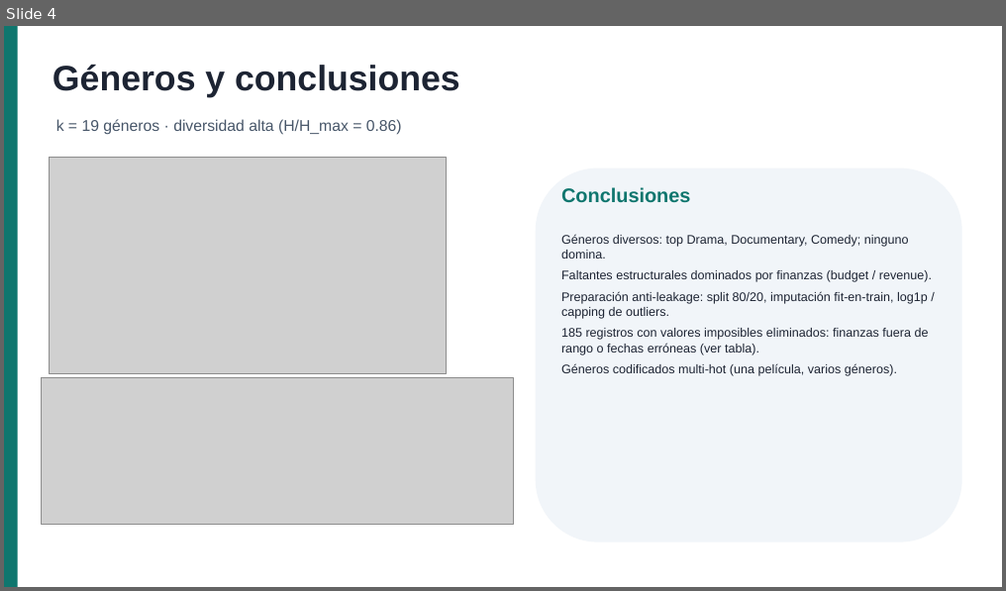
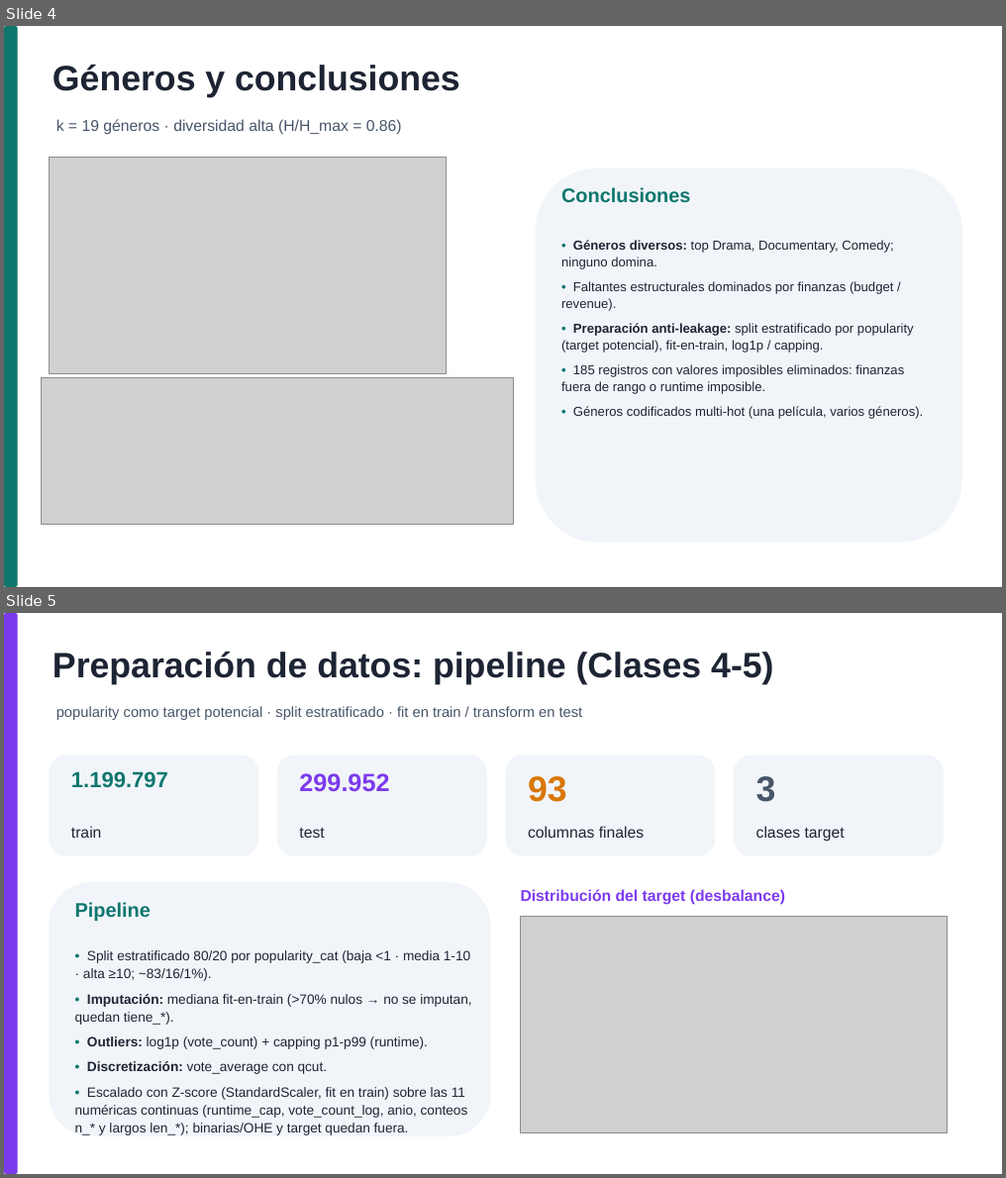
Before and after one commit to AlejoCNYT/ADD-UBA, a slide deck: TP_Grupal_slides.pptx. Shown one above the other, each under a label of ours: slide 4 before the commit, slides 4 and 5 after it. The pictures are 1006x591 and 1006x1178 pixels, drawn with LibreOffice and Linux fonts; fonts in the diff are those of the drawing; grey boxes stand for pictures. Boxes give left, top, right and bottom in pixels: in the first picture for what was removed or moved away, otherwise in the second. Text is boxed around its words. In the diff, an @@ line names an element or a change of style, - is before the commit and + after.

```diff
--- a/TP_Grupal_slides.pptx
+++ b/TP_Grupal_slides.pptx
@@ slide 5 added at bbox=[4, 613, 1002, 1174], background #FFFFFF @@
@@ rounded rectangle added at bbox=[4, 613, 18, 1174], fill #7C3AED @@
@@ text added at bbox=[53, 652, 773, 685], 34 pt, text #1D2433, bold @@
+Preparación de datos: pipeline (Clases 4-5)
@@ text added at bbox=[56, 706, 583, 720], 14 pt, text #475569 @@
+popularity como target potencial · split estratificado · fit en train / transform en test
@@ rounded rectangle added at bbox=[49, 756, 258, 857], fill #F1F5F9 @@
@@ rounded rectangle added at bbox=[277, 756, 487, 857], fill #F1F5F9 @@
@@ rounded rectangle added at bbox=[506, 756, 715, 857], fill #F1F5F9 @@
@@ rounded rectangle added at bbox=[734, 756, 944, 857], fill #F1F5F9 @@
@@ text added at bbox=[71, 771, 168, 788], 21 pt, text #0F766E, bold @@
+1.199.797
@@ text added at bbox=[299, 773, 389, 792], 24 pt, text #7C3AED, bold @@
+299.952
@@ text added at bbox=[528, 776, 567, 802], 34 pt, text #D97706, bold @@
+93
@@ text added at bbox=[756, 776, 776, 802], 34 pt, text #475569, bold @@
+3
@@ text added at bbox=[71, 826, 102, 838], 15 pt, text #1D2433 @@
+train
@@ text added at bbox=[299, 828, 324, 838], 15 pt, text #1D2433 @@
+test
@@ text added at bbox=[528, 826, 644, 838], 15 pt, text #1D2433 @@
+columnas finales
@@ text added at bbox=[756, 826, 845, 842], 15 pt, text #1D2433 @@
+clases target
@@ rounded rectangle added at bbox=[49, 882, 491, 1137], fill #F1F5F9 @@
@@ text added at bbox=[75, 902, 151, 921], 19 pt, text #0F766E, bold @@
+Pipeline
@@ text added at bbox=[521, 889, 785, 905], 15 pt, text #7C3AED, bold @@
+Distribución del target (desbalance)
@@ picture added at bbox=[521, 916, 947, 1134] @@
@@ text added at bbox=[75, 951, 471, 1136], 13 pt, text #1D2433 @@
+• Split estratificado 80/20 por popularity_cat (baja <1 · media 1-10 · alta ≥10; ~83/16/1%).
+• Imputación: mediana fit-en-train (>70% nulos → no se imputan, quedan tiene_*).
+• Outliers: log1p (vote_count) + capping p1-p99 (runtime).
+• Discretización: vote_average con qcut.
+• Escalado con Z-score (StandardScaler, fit en train) sobre las 11 numéricas continuas (runtime_cap, vote_count_log, anio, conteos n_* y largos len_*); binarias/OHE y target quedan fuera.
@@ slide 4 changed as well @@
@@ rounded rectangle at bbox=[4, 26, 18, 587]: rectangle to rounded rectangle @@
@@ text at bbox=[561, 240, 923, 419]: text changed; size 12 to 12.5 pt @@
-Géneros diversos: top Drama, Documentary, Comedy; ninguno domina.
-Faltantes estructurales dominados por finanzas (budget / revenue).
-Preparación anti-leakage: split 80/20, imputación fit-en-train, log1p / capping de outliers.
-185 registros con valores imposibles eliminados: finanzas fuera de rango o fechas erróneas (ver tabla).
-Géneros codificados multi-hot (una película, varios géneros).
+• Géneros diversos: top Drama, Documentary, Comedy; ninguno domina.
+• Faltantes estructurales dominados por finanzas (budget / revenue).
+• Preparación anti-leakage: split estratificado por popularity (target potencial), fit-en-train, log1p / capping.
+• 185 registros con valores imposibles eliminados: finanzas fuera de rango o runtime imposible.
+• Géneros codificados multi-hot (una película, varios géneros).
```
Also in this commit, not shown: 3 other slides changed, 1 other slide added, 8 other files.
